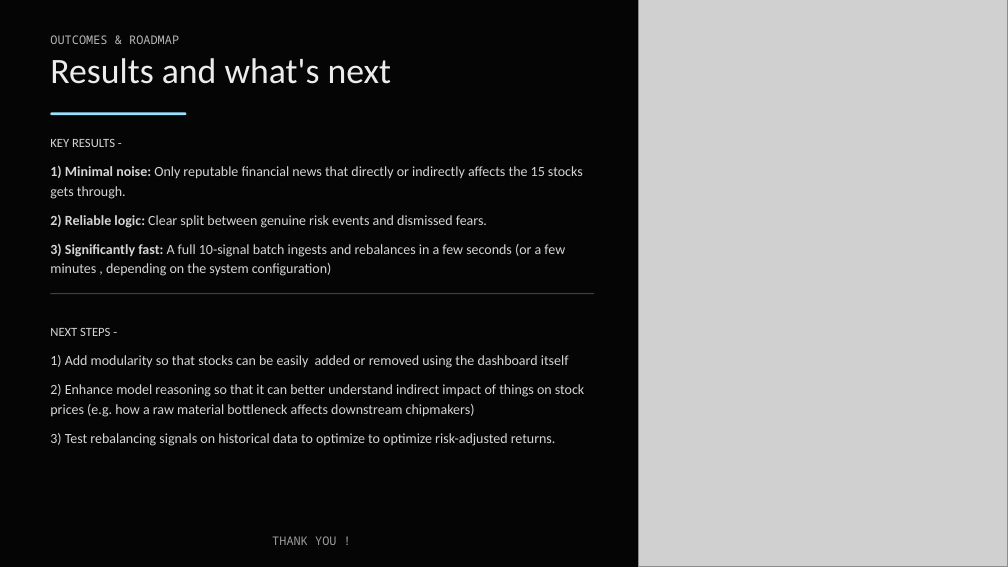
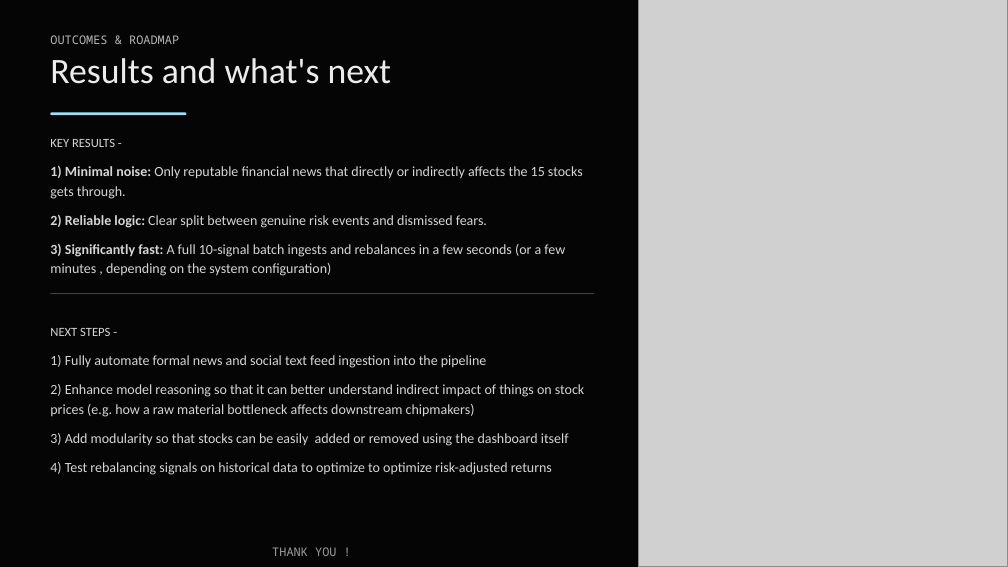
Before and after one commit to AyuPat-97/AyuPat-97-IIIT-Bhubaneswar-Ayush-Pattanaik-Hackathon, a slide deck: slide 7 of docs/presentation.pptx. Drawn at 1008x567 pixels with LibreOffice and Linux fonts; fonts in the diff are those of the drawing; grey boxes stand for pictures; background and template pictures are left out. Boxes give left, top, right and bottom in pixels: in the first picture for what was removed or moved away, otherwise in the second. Text is boxed around its words. In the diff, an @@ line names an element or a change of style, - is before the commit and + after.

```diff
--- a/docs/presentation.pptx
+++ b/docs/presentation.pptx
@@ text at [50, 355, 486, 368]: text changed @@
-1) Add modularity so that stocks can be easily added or removed using the dashboard itself
+1) Fully automate formal news and social text feed ingestion into the pipeline
@@ text at [50, 433, 569, 475]: text changed @@
-3) Test rebalancing signals on historical data to optimize to optimize risk-adjusted returns.
+3) Add modularity so that stocks can be easily added or removed using the dashboard itself
+4) Test rebalancing signals on historical data to optimize to optimize risk-adjusted returns
@@ text "THANK YOU !": place and size @@
-text "THANK YOU !" at [272, 536, 336, 545]
+text "THANK YOU !" at [272, 547, 336, 556]
```
Also in this commit, not shown: 1 other slide changed, 2 other files.
